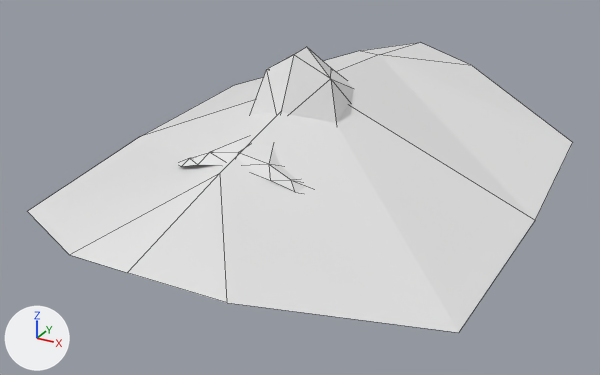
The Blender file data/head.blend, before and after one commit.
Before and after are seen from a 50 mm camera at (0.1179, -0.2156, 0.1942) aimed at (0.0006, -0.0022, 0.0876). Every picture has the same lights, and +X, +Y and +Z are marked at lower left. Mesh edges are drawn as thin lines.

In view in the first picture: 'Icosphere.001', 'head'.
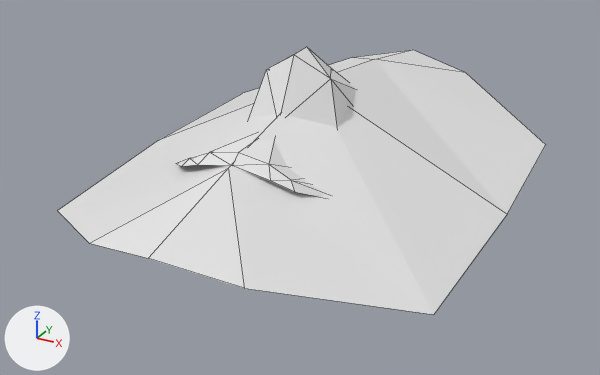
Changed parts and their boxes [x1, y1, x2, y2] in the pictures (600 x 375 px):
```json
{"object": "Icosphere.001", "change": "reshaped", "before": [28, 43, 573, 333], "after": [58, 50, 546, 314], "on screen": "10% narrower, 9% shorter"}
```

Edits to the scene script, one JSON object a line:
```json
{"block": "me_icosphere_001", "where": "me_icosphere_001.from_pydata(...)  # 6 vertices, 2 faces; spans x -1.04..0.0, y -1.46..0.04, z 0.3..4.16"}
{"block": "me_icosphere_001", "where": "# used by ob_icosphere_001; location = (0.0, 0.0089, 0.0853); rotation_euler = (0.0806, 0.0, 0.0), in degrees (4.6, 0, 0); scale = (0.07, 0.0638, 0.00846)"}
{"block": "me_icosphere_001", "change": "me_icosphere_001 part 1"}
{"op": "set", "path": "me_icosphere_001.vertices[0].co", "old": "(-0.34, -1.37, 1.78)", "new": "(-0.34, -1.25, 1.71)", "note": "pixel (69, 254) -> pixel (89, 243)"}
{"op": "set", "path": "me_icosphere_001.vertices[1].co", "old": "(-0.01, -0.82, 3.24)", "new": "(-0.01, -0.75, 3.2)", "note": "pixel (217, 172) -> pixel (226, 167)"}
{"op": "set", "path": "me_icosphere_001.vertices[2].co", "old": "(0.0, -1.46, 2.34)", "new": "(0.0, -1.33, 2.27)", "note": "pixel (126, 272) -> pixel (147, 258)"}
{"op": "set", "path": "me_icosphere_001.vertices[3].co", "old": "(-0.03, -0.02, 4.16)", "new": "(-0.02, -0.03, 4.17)"}
{"op": "set", "path": "me_icosphere_001.vertices[4].co", "old": "(-1.04, 0.04, 0.35)", "new": "(-0.92, 0.02, 0.36)", "note": "pixel (144, 134) -> pixel (160, 138)"}
{"op": "set", "path": "me_icosphere_001.vertices[5].co", "old": "(-1.0, -0.93, 0.3)", "new": "(-0.89, -0.85, 0.26)", "note": "pixel (27, 211) -> pixel (57, 210)"}
```
